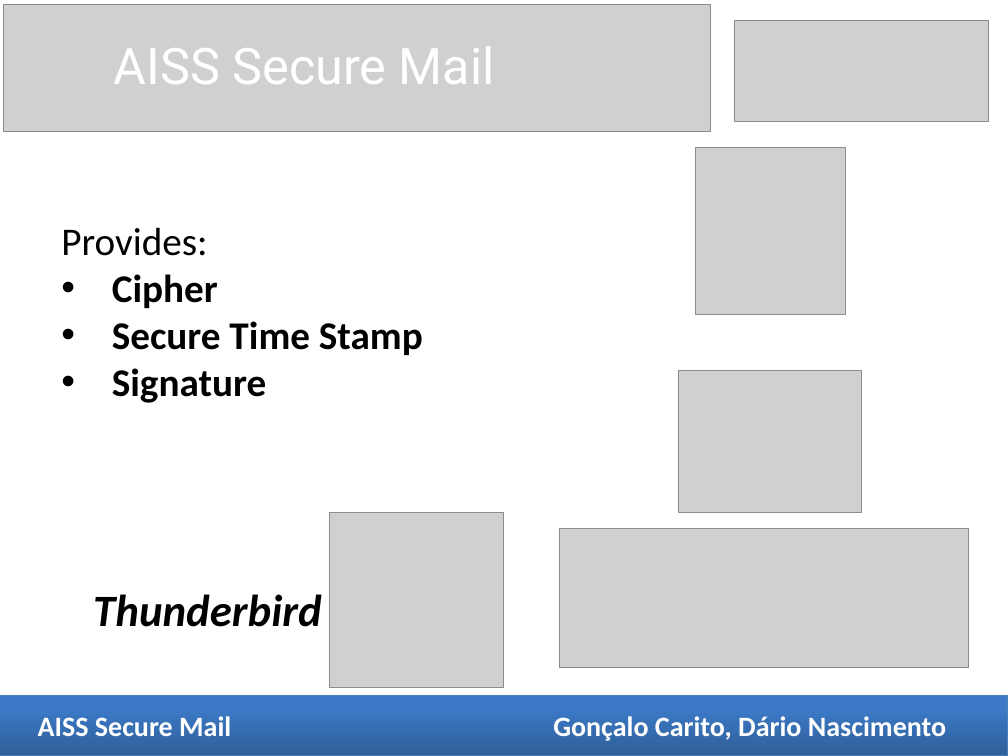
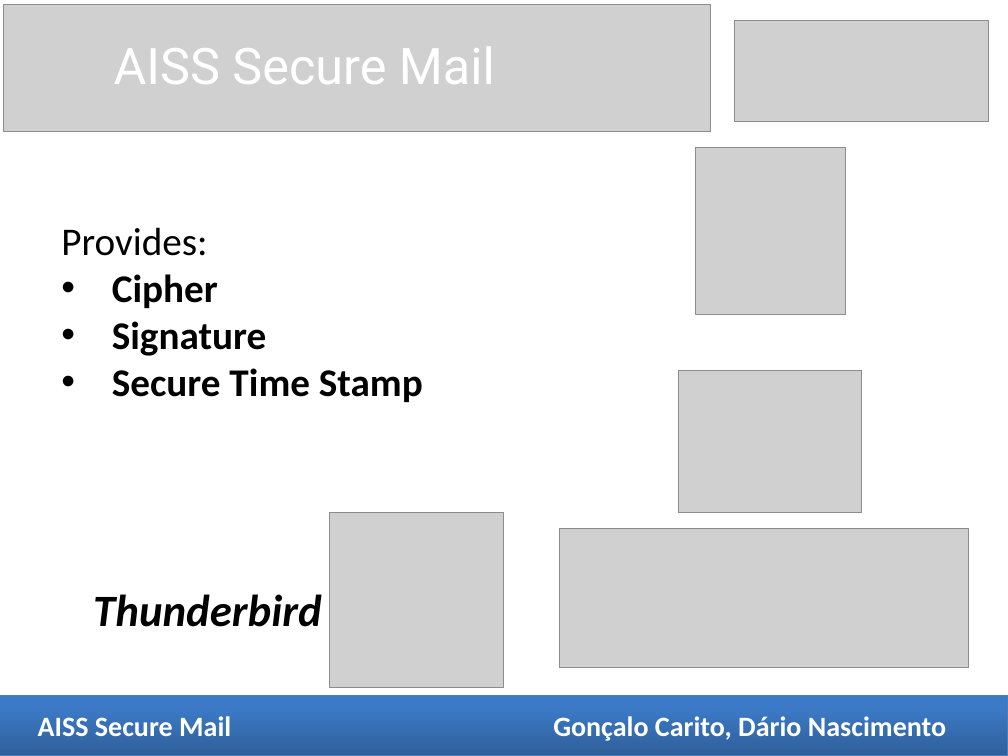
Before and after one commit to dnascimento/AISSProject, a slide deck: slide 10 of Apresentacoes/Comercial/Apresentação.pptx. Drawn at 1008x756 pixels with LibreOffice and Linux fonts; fonts in the diff are those of the drawing; grey boxes stand for pictures. Boxes give left, top, right and bottom in pixels: in the first picture for what was removed or moved away, otherwise in the second. Text is boxed around its words. In the diff, an @@ line names an element or a change of style, - is before the commit and + after.

```diff
--- a/Apresentacoes/Comercial/Apresentação.pptx
+++ b/Apresentacoes/Comercial/Apresentação.pptx
@@ text at (x1=112, y1=321, x2=266, y2=356): paragraph added @@
+• Signature
@@ text at (x1=112, y1=368, x2=266, y2=403): paragraph removed @@
-• Signature
```
Also in this commit, not shown: 8 other files.
